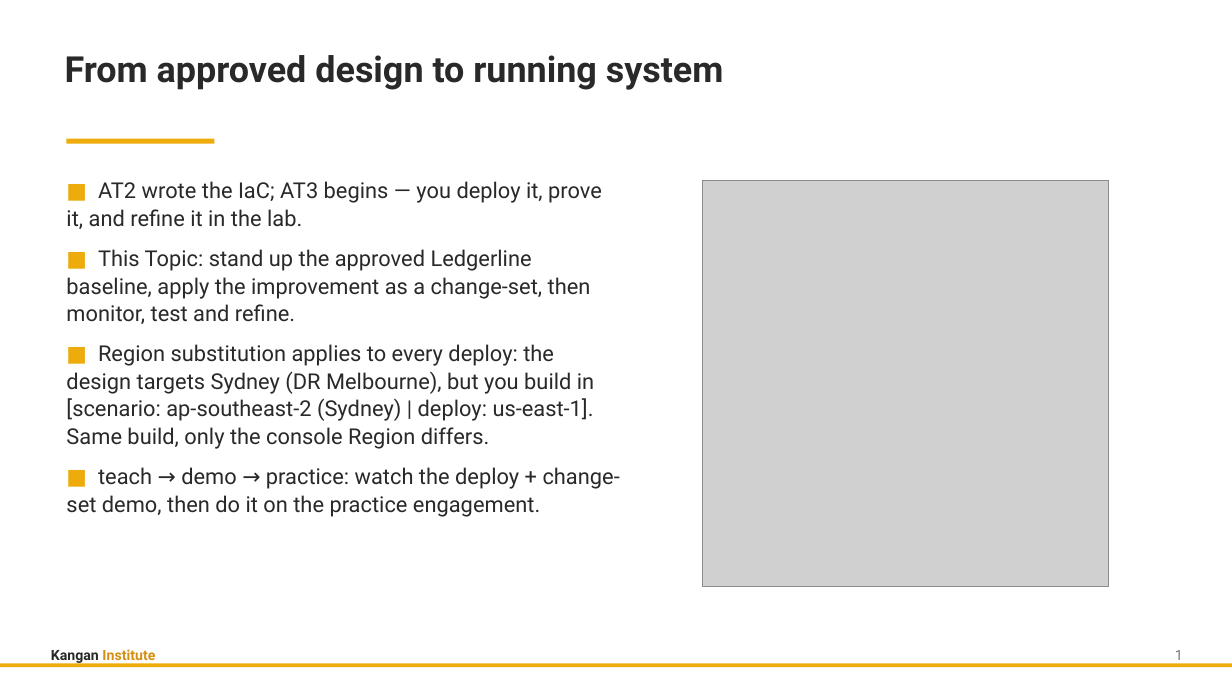
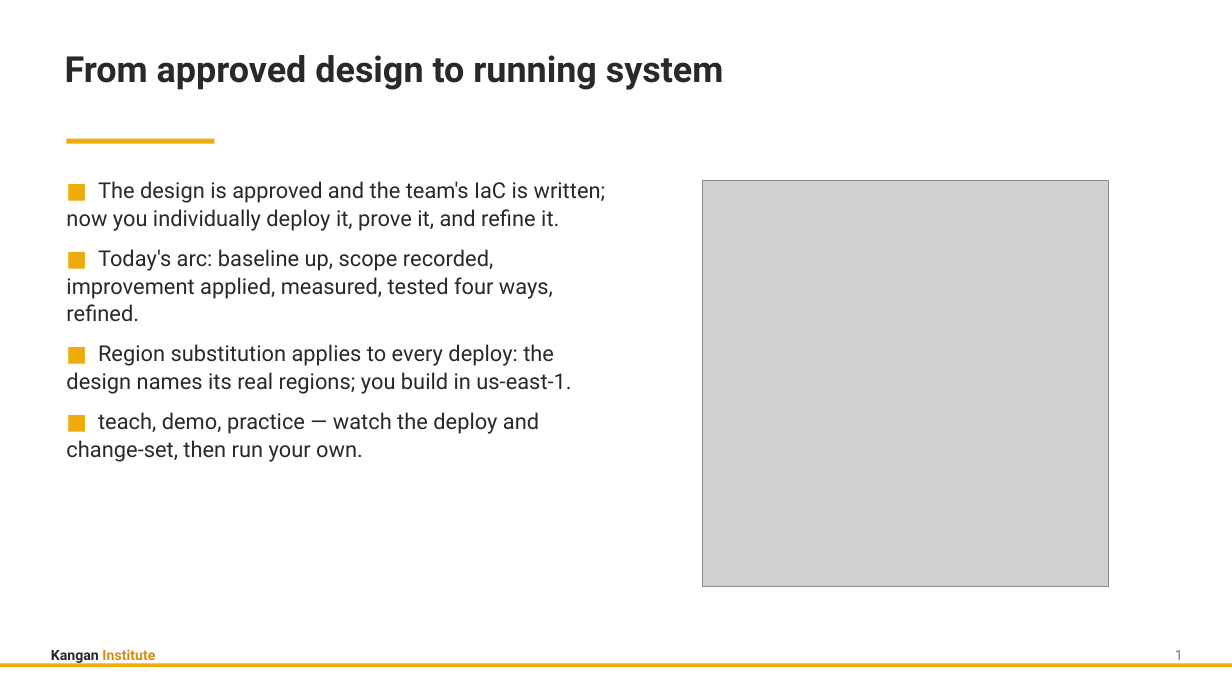
Before and after one commit to Digital-Initiatives-Kangan-Institute/diploma-cloud-cyber-content-s1, a slide deck: slide 2 of S1-CL3-Cloud-Infrastructure-Improvement/delivery/topic_07/Topic_07_Slides.pptx. Drawn at 1232x693 pixels with LibreOffice and Linux fonts; fonts in the diff are those of the drawing; grey boxes stand for pictures. Boxes give left, top, right and bottom in pixels: in the first picture for what was removed or moved away, otherwise in the second. Text is boxed around its words. In the diff, an @@ line names an element or a change of style, - is before the commit and + after.

```diff
--- a/S1-CL3-Cloud-Infrastructure-Improvement/delivery/topic_07/Topic_07_Slides.pptx
+++ b/S1-CL3-Cloud-Infrastructure-Improvement/delivery/topic_07/Topic_07_Slides.pptx
@@ text at (x1=66, y1=181, x2=606, y2=462): text changed @@
-■ AT2 wrote the IaC; AT3 begins — you deploy it, prove it, and refine it in the lab.
-■ This Topic: stand up the approved Ledgerline baseline, apply the improvement as a change-set, then monitor, test and refine.
-■ Region substitution applies to every deploy: the design targets Sydney (DR Melbourne), but you build in [scenario: ap-southeast-2 (Sydney) | deploy: us-east-1]. Same build, only the console Region differs.
-■ teach → demo → practice: watch the deploy + change-set demo, then do it on the practice engagement.
+■ The design is approved and the team's IaC is written; now you individually deploy it, prove it, and refine it.
+■ Today's arc: baseline up, scope recorded, improvement applied, measured, tested four ways, refined.
+■ Region substitution applies to every deploy: the design names its real regions; you build in us-east-1.
+■ teach, demo, practice — watch the deploy and change-set, then run your own.
```
Also in this commit, not shown: 14 other slides changed, 13 slides added, 2 slides removed, 41 other files.
